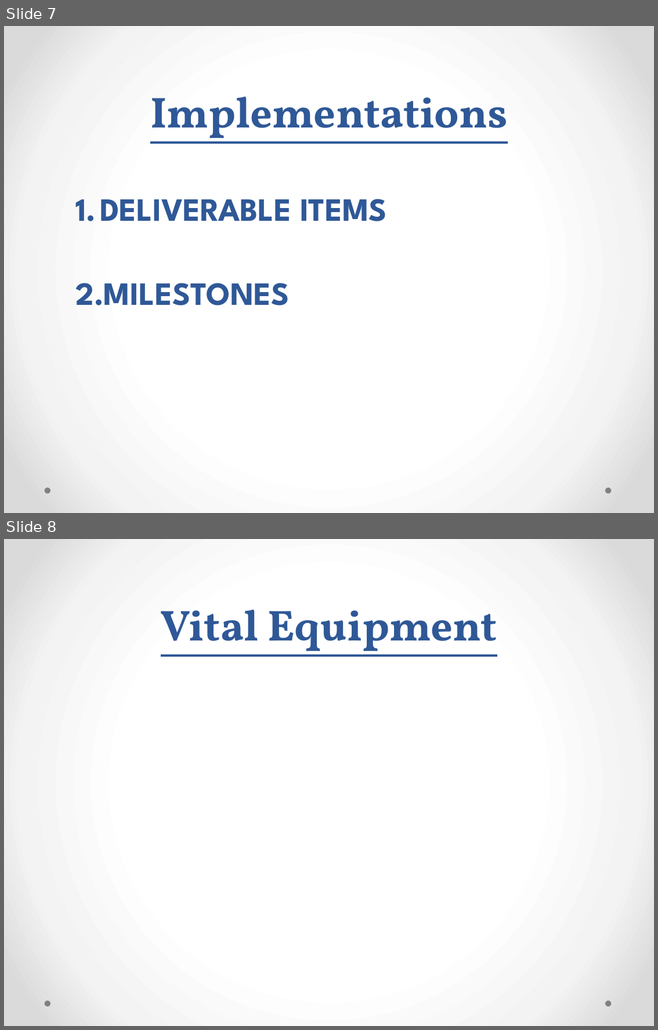
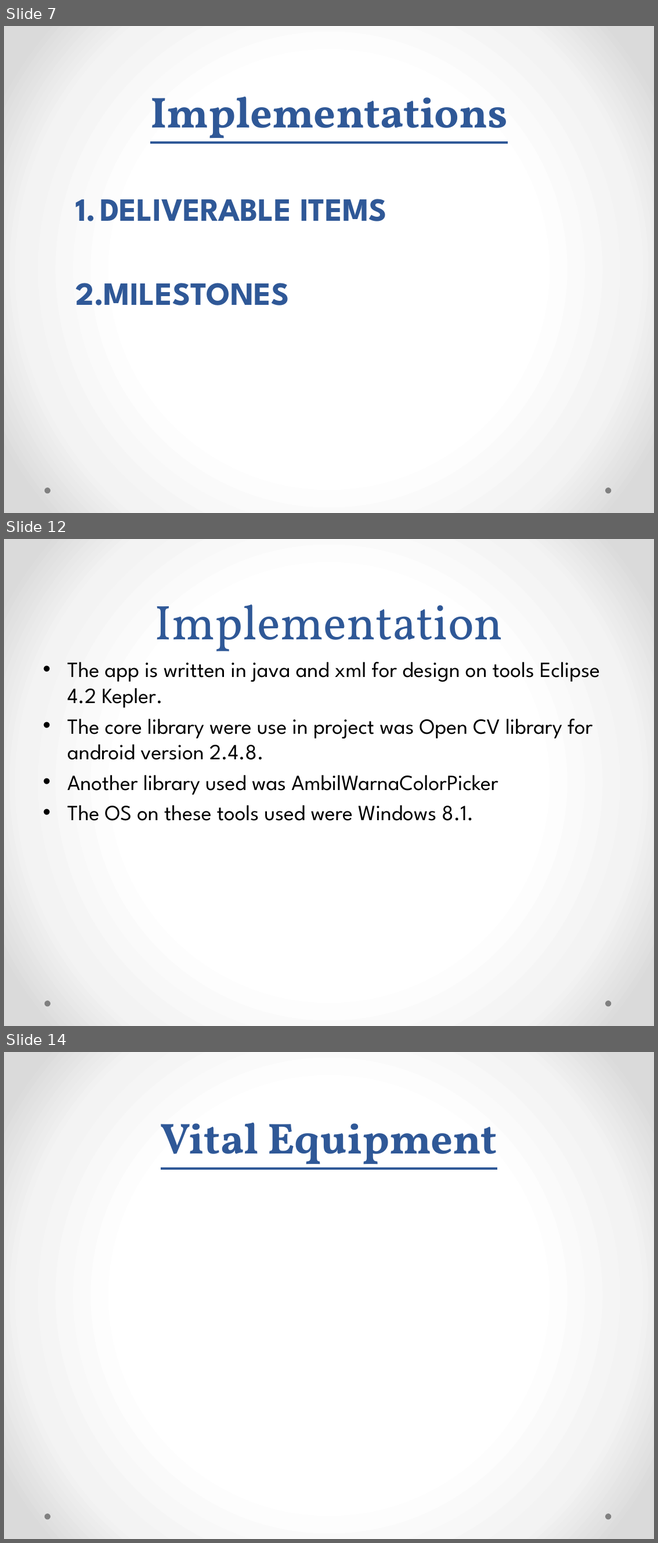
Before and after one commit to FarhanK501/FYP-Stuff, a slide deck: Report/PreColorVisualizer.pptx. Shown one above the other, each under a label of ours: slides 7 and 8 before the commit, slides 7, 12 and 14 after it; the slides between them are not shown. The pictures are 658x1030 and 658x1543 pixels, drawn with LibreOffice and Linux fonts; fonts in the diff are those of the drawing. Boxes give left, top, right and bottom in pixels: in the first picture for what was removed or moved away, otherwise in the second. Text is boxed around its words. In the diff, an @@ line names an element or a change of style, - is before the commit and + after.

```diff
--- a/Report/PreColorVisualizer.pptx
+++ b/Report/PreColorVisualizer.pptx
@@ slide 12 added at [4, 539, 654, 1026], background gradient #FFFFFF to #F4F4F4 to #DADADA; not listed: 2 template elements that a slide beside it also shows @@
@@ title added at [155, 605, 503, 652], 54 pt, text #2F5897 @@
+Implementation
@@ text added at [67, 662, 600, 821], 24 pt, text #000000 @@
+• The app is written in java and xml for design on tools Eclipse 4.2 Kepler.
+• The core library were use in project was Open CV library for android version 2.4.8.
+• Another library used was AmbilWarnaColorPicker
+• The OS on these tools used were Windows 8.1.
@@ what was slide 8 is now slide 14 @@
```
Also in this commit, not shown: 5 other slides added.
